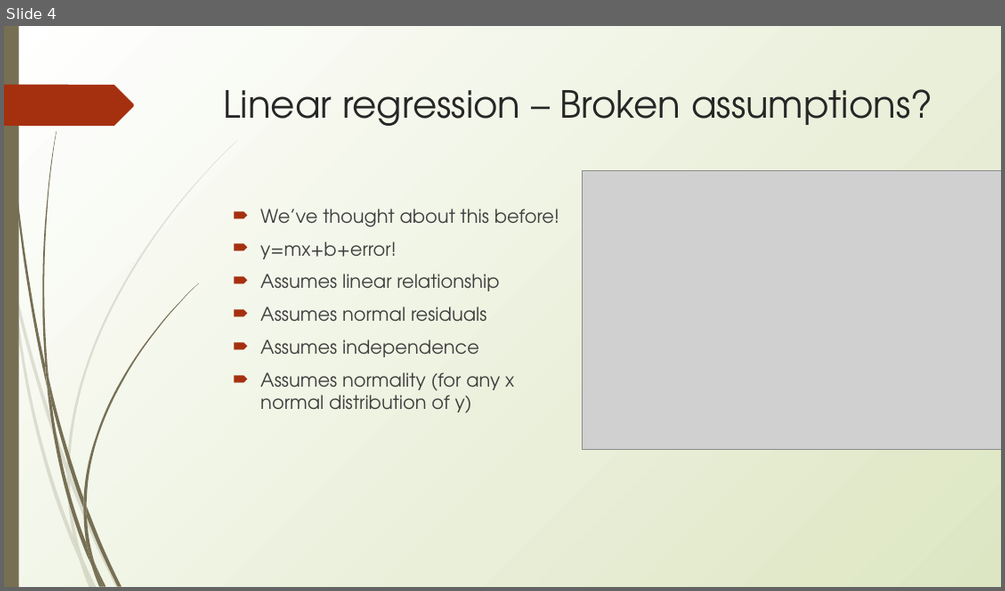
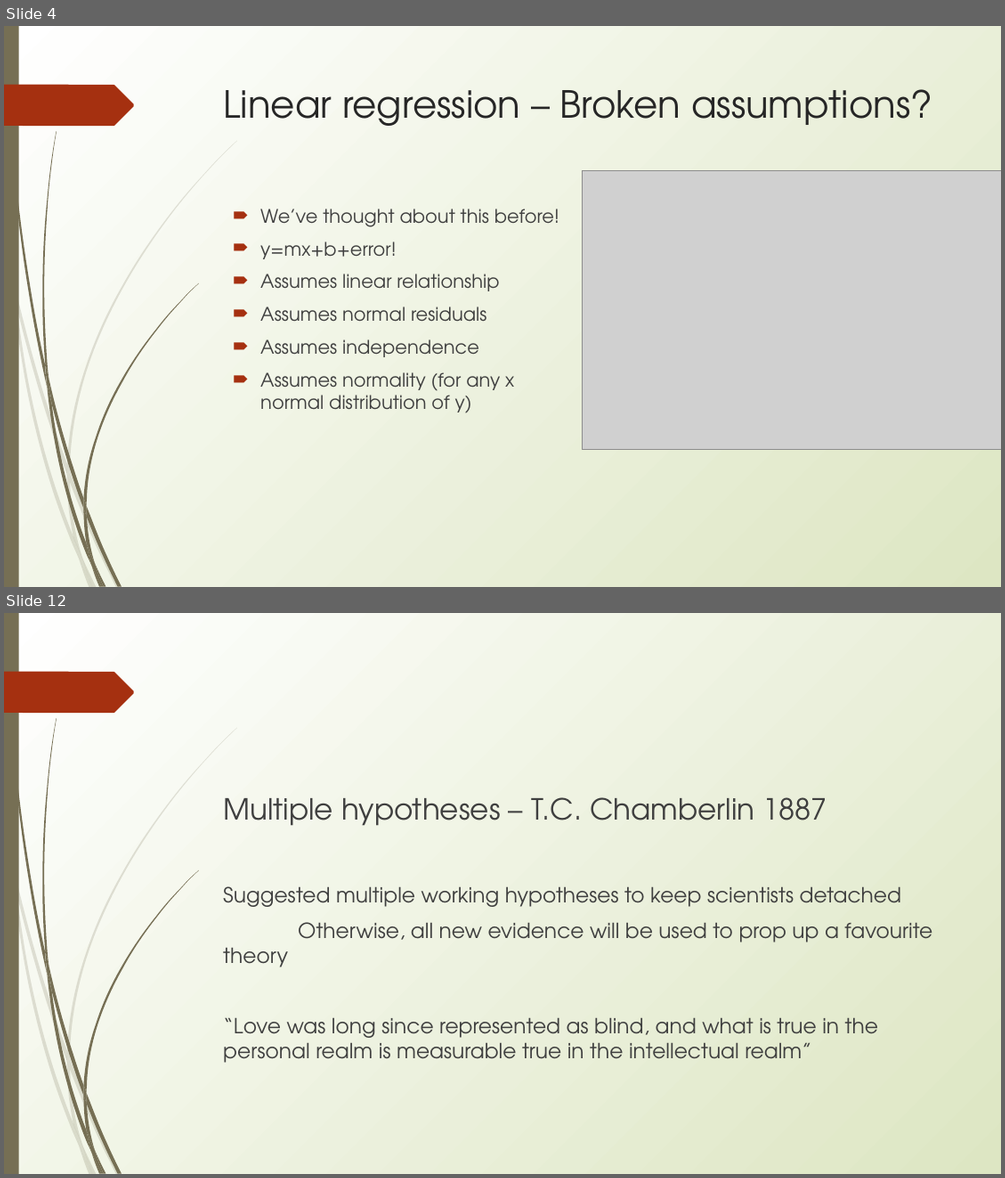
Before and after one commit to erynmcfarlane/GraduateStatsClass, a slide deck: Lecture4.pptx. Shown one above the other, each under a label of ours: slide 4 before the commit, slides 4 and 12 after it; the slides between them are not shown. The pictures are 1005x591 and 1005x1178 pixels, drawn with LibreOffice and Linux fonts; fonts in the diff are those of the drawing; grey boxes stand for pictures. Boxes give left, top, right and bottom in pixels: in the first picture for what was removed or moved away, otherwise in the second. Text is boxed around its words. In the diff, an @@ line names an element or a change of style, - is before the commit and + after.

```diff
--- a/Lecture4.pptx
+++ b/Lecture4.pptx
@@ slide 12 added at (4, 613, 1001, 1174), background gradient #FFFFFF to #DDE6C3; not listed: 24 template elements that a slide beside it also shows @@
@@ text added at (223, 797, 932, 1062), 20 pt, text #3F3F3F @@
+Multiple hypotheses – T.C. Chamberlin 1887
+Suggested multiple working hypotheses to keep scientists detached
+Otherwise, all new evidence will be used to prop up a favourite theory
+“Love was long since represented as blind, and what is true in the personal realm is measurable true in the intellectual realm”
```
Also in this commit, not shown: 1 slide changed, 27 other slides added, 1 slide removed.
